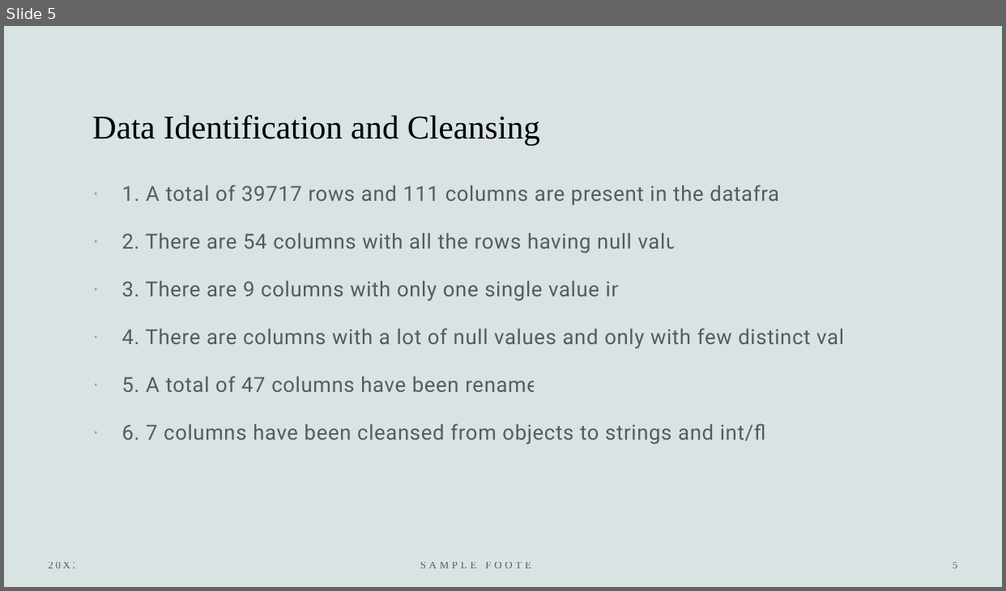
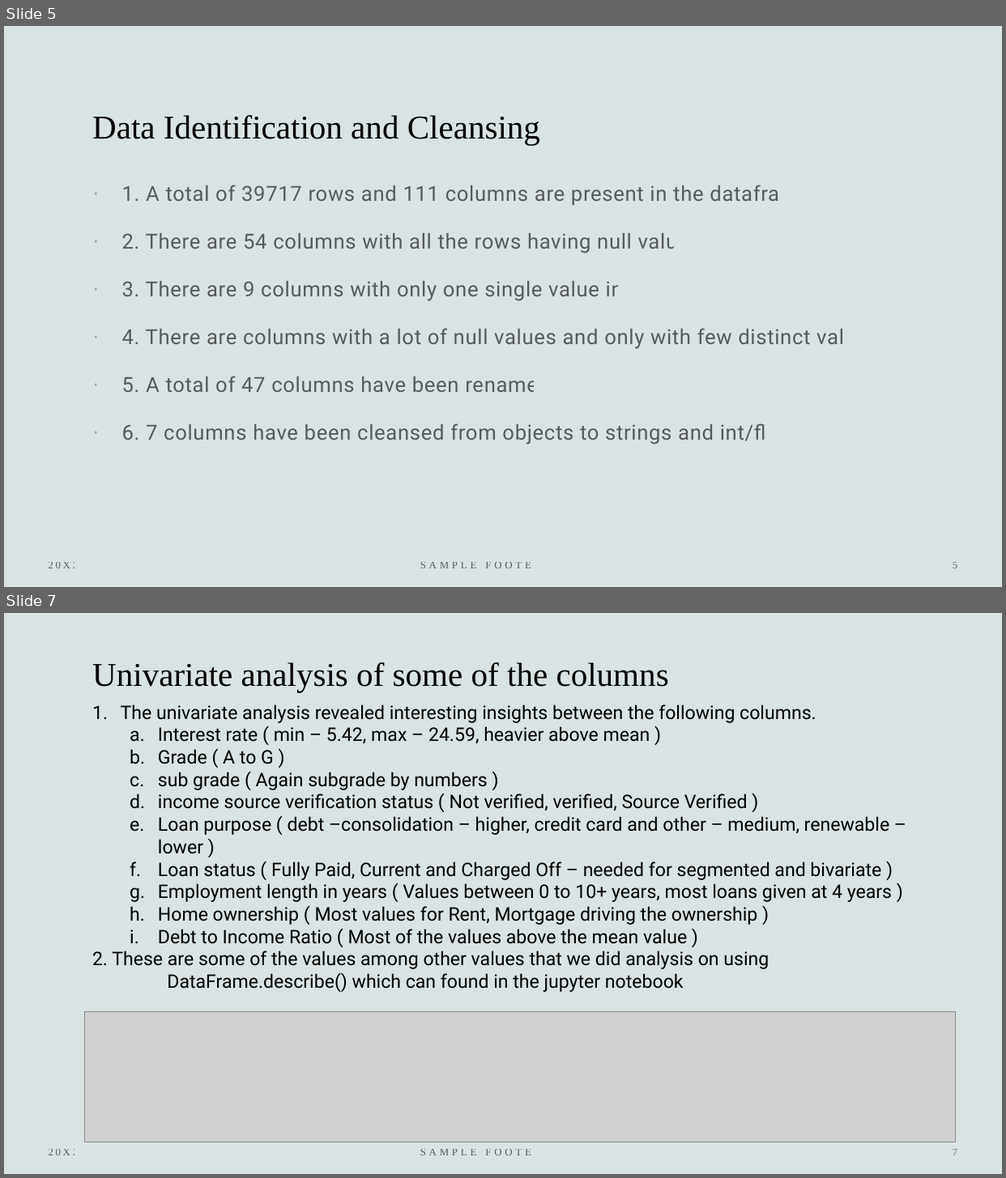
Before and after one commit to nikhil-mothkuri/Lending_Case_Study_Upgrad, a slide deck: Lending Case Study.pptx. Shown one above the other, each under a label of ours: slide 5 before the commit, slides 5 and 7 after it; the slides between them are not shown. The pictures are 1006x591 and 1006x1178 pixels, drawn with LibreOffice and Linux fonts; fonts in the diff are those of the drawing; grey boxes stand for pictures. Boxes give left, top, right and bottom in pixels: in the first picture for what was removed or moved away, otherwise in the second. Text is boxed around its words. In the diff, an @@ line names an element or a change of style, - is before the commit and + after.

Commit message:
Added univariate analysis to the ppt

```diff
--- a/Lending Case Study.pptx
+++ b/Lending Case Study.pptx
@@ slide 7 added at [4, 613, 1002, 1174], background #DAE3E3 @@
@@ title added at [92, 662, 669, 692], 32 pt, text #000000 @@
+Univariate analysis of some of the columns
@@ text added at [92, 705, 892, 992], 18 pt, text #000000 @@
+1. The univariate analysis revealed interesting insights between the following columns.
+  a. Interest rate ( min – 5.42, max – 24.59, heavier above mean )
+  b. Grade ( A to G )
+  c. sub grade ( Again subgrade by numbers )
+  d. income source verification status ( Not verified, verified, Source Verified )
+  e. Loan purpose ( debt –consolidation – higher, credit card and other – medium, renewable –lower )
+  f. Loan status ( Fully Paid, Current and Charged Off – needed for segmented and bivariate )
+  g. Employment length in years ( Values between 0 to 10+ years, most loans given at 4 years )
+  h. Home ownership ( Most values for Rent, Mortgage driving the ownership )
+  i. Debt to Income Ratio ( Most of the values above the mean value )
+2. These are some of the values among other values that we did analysis on using
+DataFrame.describe() which can found in the jupyter notebook
@@ picture added at [85, 1012, 956, 1142] @@
@@ text added at [49, 1149, 80, 1156], 10 pt, text #000000 at 60% opacity @@
+20XX
@@ text added at [420, 1149, 541, 1156], 10 pt, text #000000 at 60% opacity @@
+SAMPLE FOOTER TEXT
@@ page number added at [953, 1149, 957, 1156], 10 pt, text #000000 at 60% opacity @@
+7
```
Also in this commit, not shown: 1 slide changed, 2 other slides added, 1 slide removed, 2 other files.
